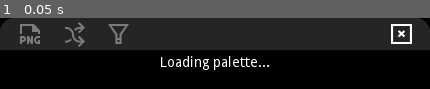
Above: before the commit, frame 1.
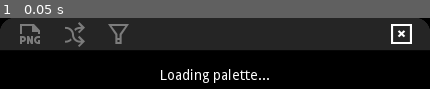
Above: after the commit, the same moment.

Repository: fede-alvarez/lopalettes
Game: Godot game, scene res://scenes/UI.tscn
Two runs of this game, one before a commit and one after it. Both use one fixed random seed, a clock stepped at 60 frames per second and the inputs below.
Inputs:
- Up to frame 1 (0.05 s): no input

The runs differ from the first frame. In frame 1, 3.1% of the frame differs, in the area x 37-63%, y 53-92%.
Error in both runs: Invalid operands 'String' and 'Nil' in operator 'in'. (res://scripts/UI.gd:34)

Commit message:
Styling fixes for loader

Diff:
--- a/scenes/UI.tscn
+++ b/scenes/UI.tscn
@@ -124,17 +124,17 @@
 }
 
 [node name="LblMsg" type="Label" parent="VBoxContainer"]
-margin_top = 5.0
 margin_right = 422.0
-margin_bottom = 20.0
+margin_bottom = 40.0
+rect_min_size = Vector2( 0, 40 )
 text = "Loading palette..."
 align = 1
 valign = 1
 
 [node name="Palette" type="GridContainer" parent="VBoxContainer"]
-margin_top = 34.0
+margin_top = 60.0
 margin_right = 422.0
-margin_bottom = 34.0
+margin_bottom = 60.0
 custom_constants/vseparation = 0
 custom_constants/hseparation = 0
 columns = 12
